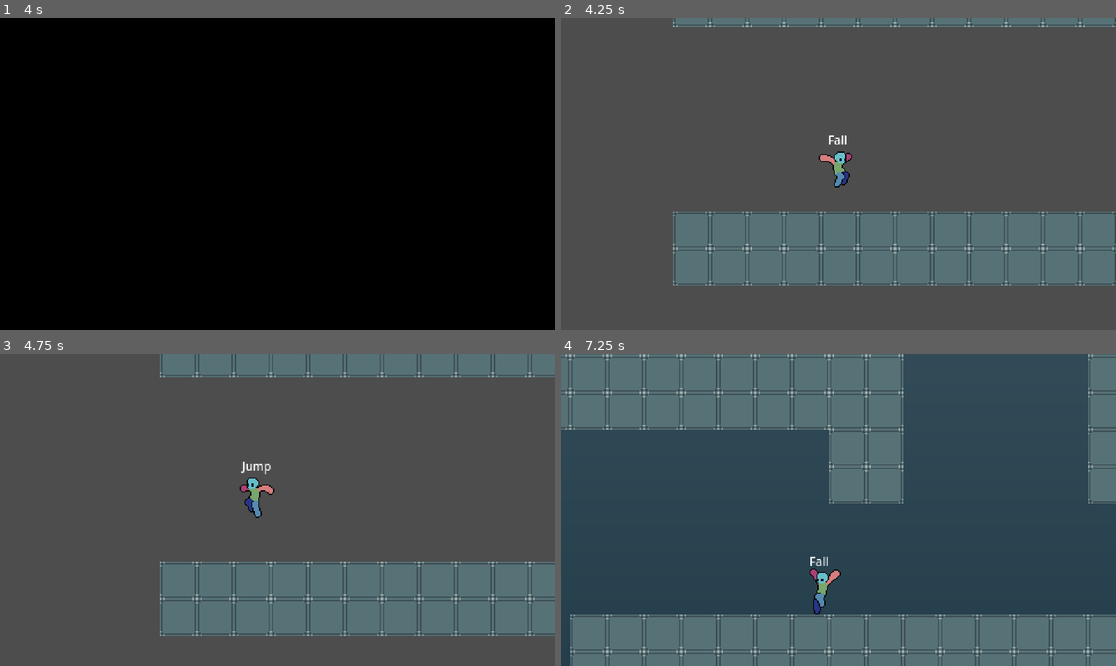
Above: before the commit, frames 1-4 (two rows, left to right).
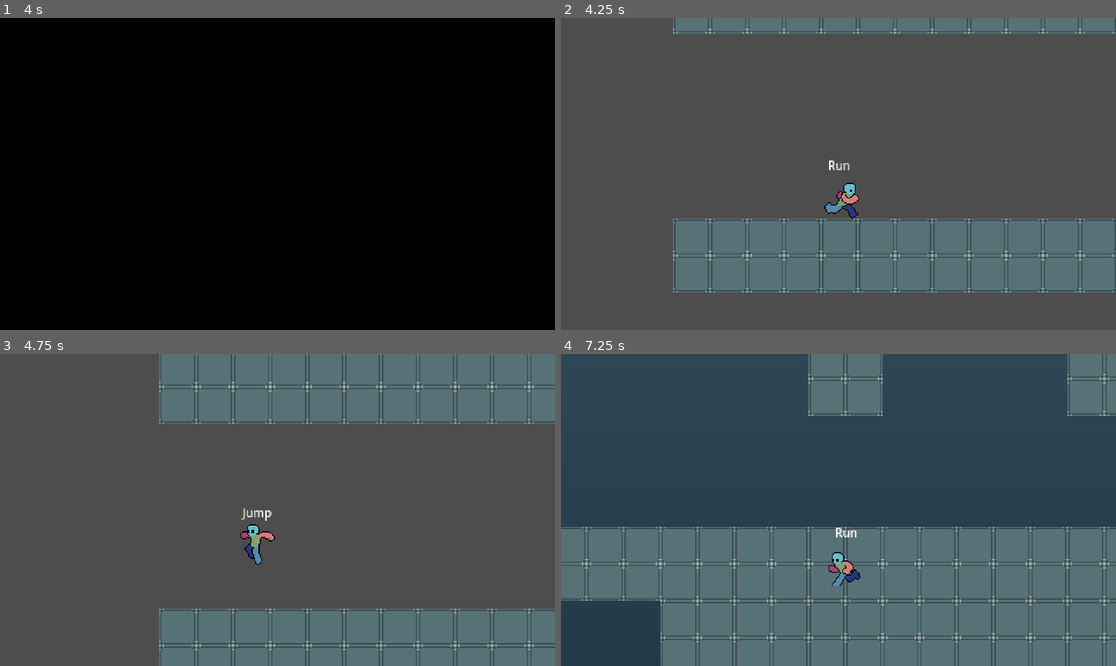
Above: after the commit, the same moments.

Repository: TianJunShi1/harry-forge
Game: Godot game, scene res://main.tscn
Two runs of this game, one before a commit and one after it. Both use one fixed random seed, a clock stepped at 60 frames per second and the inputs below.
Inputs (mouse positions are in pixels of both pictures, inside the frame that each line leads up to):
- Up to frame 1 (4 s): move the mouse to (399, 158) at 0.52 s; hold D (right) 0.53-2.03 s; tap Shift (run) every 0.75 s from 0.6 to 3.6 s; tap Space (jump) at 0.77, 1.52, 3.02, 3.77 s; move the mouse to (166, 189) at 1.27 s; move the mouse to (333, 105) at 2.02 s; hold A (left) 2.03-2.78 s; move the mouse to (249, 236) at 2.77 s; hold D (right) from 2.78 s (still down); move the mouse to (444, 220) at 3.52 s
- Up to frame 2 (4.25 s): keep holding D (right)
- Up to frame 3 (4.75 s): move the mouse to (111, 463) at 4.27 s; release D (right) at 4.28 s; hold A (left) from 4.28 s (still down); tap Shift (run) at 4.35 s; tap Space (jump) at 4.52 s
- Up to frame 4 (7.25 s): move the mouse to (866, 510) at 5.02 s; release A (left) at 5.03 s; hold D (right) 5.03-5.78 s; tap Shift (run) at 5.1, 5.85, 6.6 s; move the mouse to (755, 432) at 5.77 s; hold A (left) from 5.78 s (still down); tap Space (jump) at 6.02, 6.77 s; move the mouse to (960, 494) at 6.52 s

Frame 1 is identical in both runs. In frame 2, 6.9% of the frame differs, in the area x 20-100%, y 1-88%; in frame 3, 27%; in frame 4, 46%, in the area x 0-100%, y 0-100%.

Commit message:
fix(spawn,camera): correct spawn drop & match Level 2 framing to Level 1
SpawnPoint.player_half_height default 16.0 → -5.0：现 Player 的
CollisionShape2D position=(0,-15) + CapsuleShape 半径 10 让碰撞底位于
本地 y=-5（脚在原点上方 5 px），旧默认 16 会把玩家落点抬高 21 px，
解冻后第一物理帧 Idle 误判 is_on_floor=false 切到 Fall 产生可见坠落。

Level/01_chapter2/02.tscn 的 GameCamera 覆盖 vertical_offset=-64、
look_y_engage_speed=4.5、look_y_return_speed=10，与 Level 1 一致；
否则沿用脚本默认 -32 让玩家落点几乎居中，破坏关卡间构图统一。

https://claude.ai/code/session_01AJSbFJj2VUMALu7WGXsoLR

Diff:
--- a/Level/01_chapter2/02.tscn
+++ b/Level/01_chapter2/02.tscn
@@ -16,6 +16,9 @@
 [node name="02" type="Node2D" unique_id=955310257]
 
 [node name="GameCamera" parent="." unique_id=475025490 instance=ExtResource("2_cam")]
+vertical_offset = -64.0
+look_y_engage_speed = 4.5
+look_y_return_speed = 10.0
 
 [node name="TileMapLayer" type="TileMapLayer" parent="." unique_id=1467849930]
 tile_map_data = PackedByteArray("AAAAAAYAAQAAAAAAAAABAAYAAQAAAAAAAAACAAYAAQAAAAAAAAADAAYAAQAAAAAAAAAEAAYAAQAAAAAAAAAFAA …(1904 unchanged characters)…
--- a/general/scripts/spawn_point.gd
+++ b/general/scripts/spawn_point.gd
@@ -11,8 +11,16 @@
 @export var snap_to_ground: bool = true
 ## 向下搜索的最大距离（像素）。超出此距离不调整位置。
 @export var snap_search_distance: float = 256.0
-## Player 碰撞盒下沿到原点的距离（像素）。与 Player CollisionShape2D 的半高保持一致。
-@export var player_half_height: float = 16.0
+## Player 原点到碰撞盒下沿的有符号距离（像素，沿 +y 方向）。
+##   • 正值 = 原点在脚的上方（典型"原点在身体中心"约定）
+##   • 0    = 原点恰在脚底
+##   • 负值 = 原点在脚的下方（本游戏当前 Player 配置：CollisionShape2D
+##           position=(0,-15)，CapsuleShape 半径 10 → 碰撞底在本地 y=-5；
+##           原点比脚低 5 px，所以应填 -5）
+## 与 Player CollisionShape2D 几何保持一致，否则 snap_to_ground 后会
+## 出现微小落差，第一物理帧 Idle 误判 is_on_floor=false 切到 Fall，
+## 产生可见坠落动画。
+@export var player_half_height: float = -5.0
 ## 向下射线使用的碰撞层掩码（bitmask）。默认 2 = Ground 层；
 ## 物理层调整后只改这里，不必再回来改硬编码。
 @export_flags_2d_physics var ground_mask: int = 2
